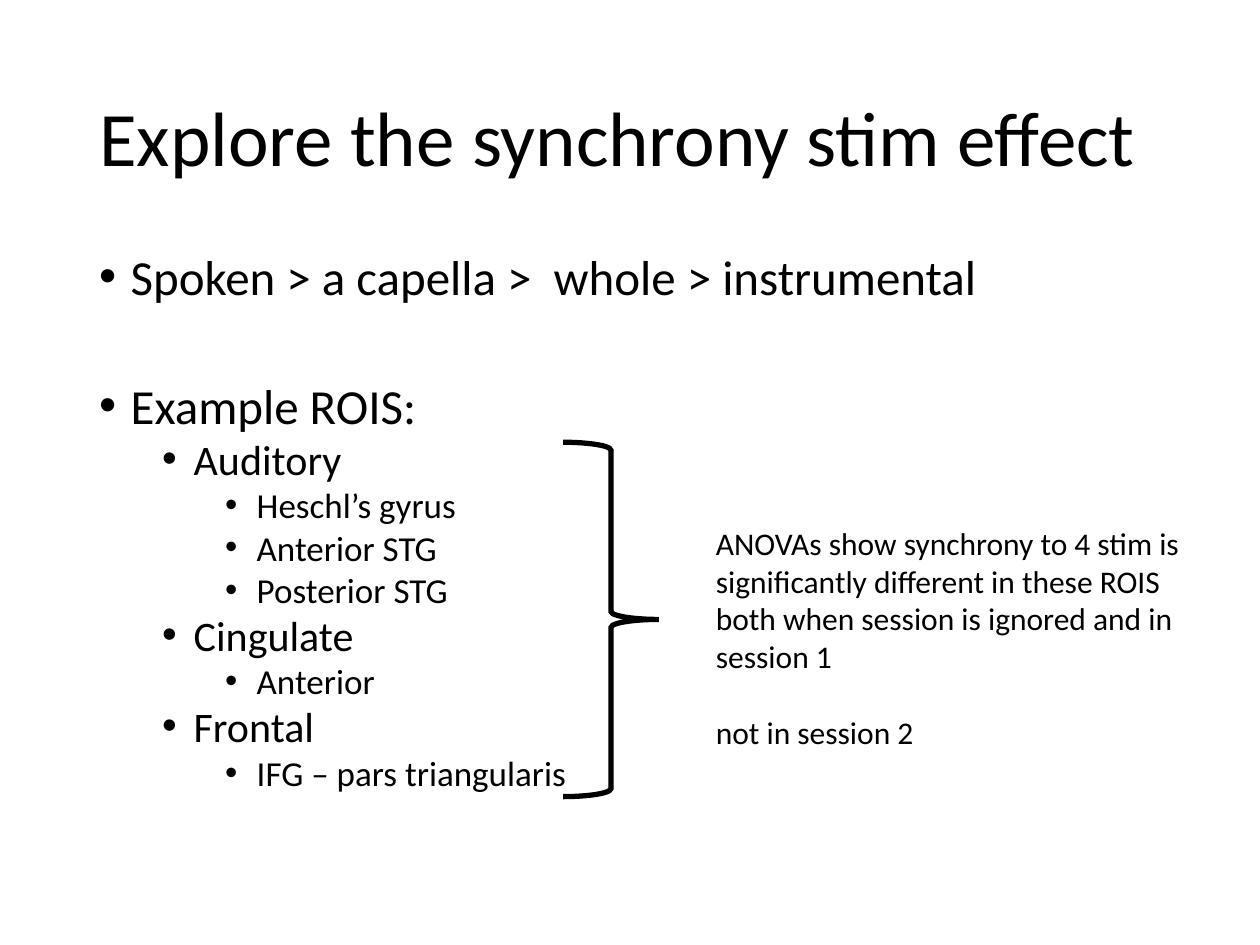
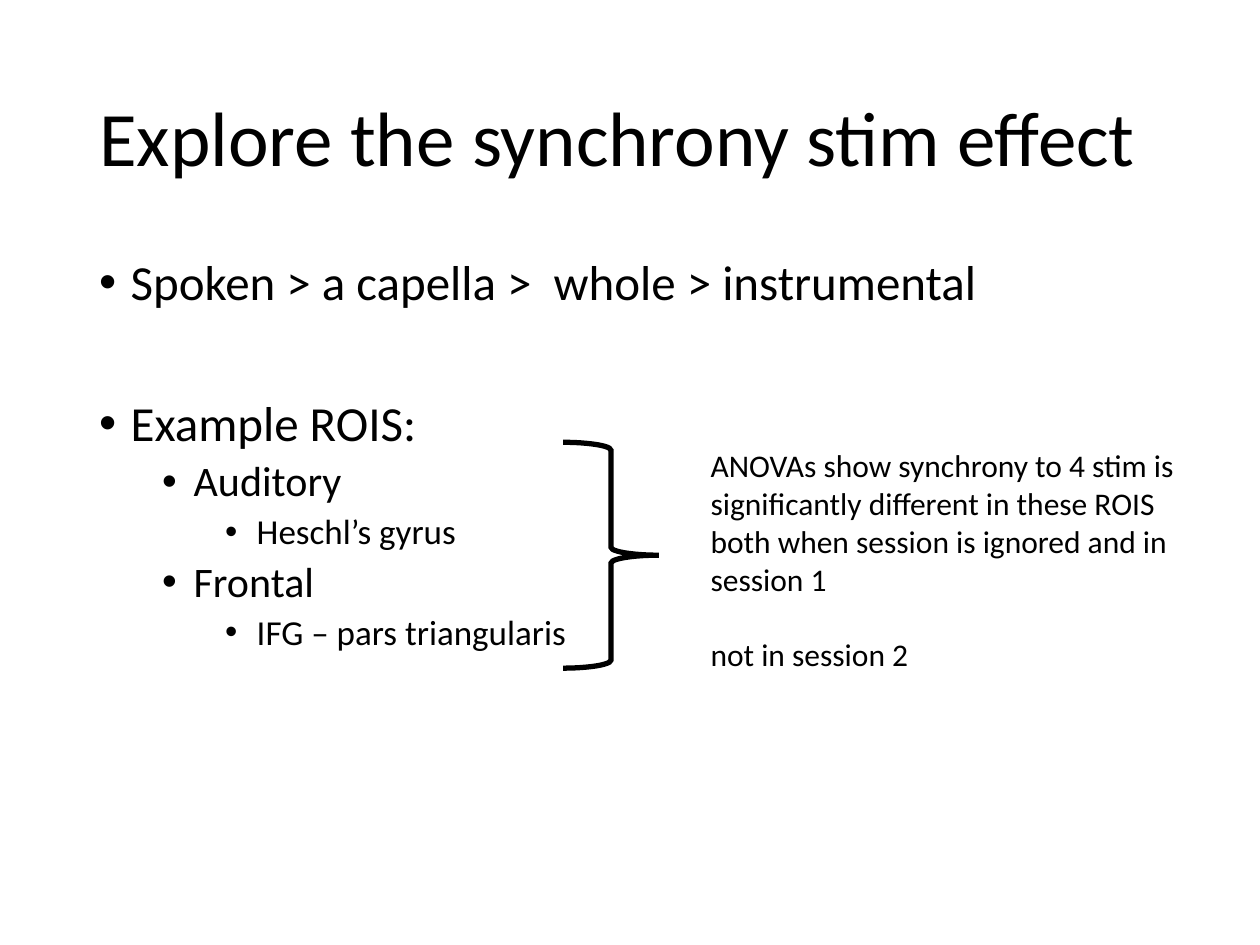
Before and after one commit to asternin/PhDProject, a slide deck: slide 20 of Meetings/2019.06.04-CommitteeMeeting.pptx. Drawn at 1260x945 pixels with LibreOffice and Linux fonts; fonts in the diff are those of the drawing. Boxes give left, top, right and bottom in pixels: in the first picture for what was removed or moved away, otherwise in the second. Text is boxed around its words. In the diff, an @@ line names an element or a change of style, - is before the commit and + after.

```diff
--- a/Meetings/2019.06.04-CommitteeMeeting.pptx
+++ b/Meetings/2019.06.04-CommitteeMeeting.pptx
@@ text "Spoken > a capella > ..." at bbox=[131, 266, 976, 651]: line spacing 0.8 to 0.9 @@
@@ right brace: place and size @@
-right brace at bbox=[563, 442, 659, 796]
+right brace at bbox=[563, 442, 659, 668]
@@ text "ANOVAs show synchrony to 4 ...": place and size @@
-text "ANOVAs show synchrony to 4 ..." at bbox=[716, 533, 1179, 745]
+text "ANOVAs show synchrony to 4 ..." at bbox=[711, 455, 1174, 667]
@@ text at bbox=[194, 537, 448, 695]: paragraphs removed @@
-    • Anterior STG
-    • Posterior STG
-  • Cingulate
-    • Anterior
```
Also in this commit, not shown: 9 other slides changed, 1 slide added, 5 other files.
